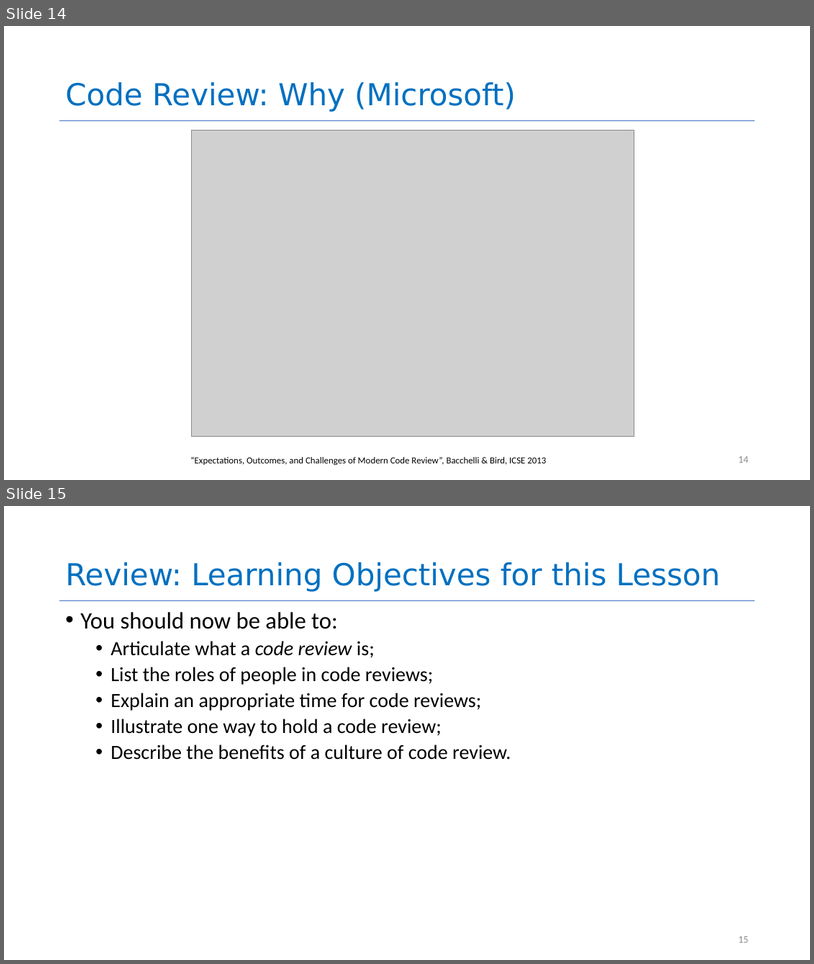
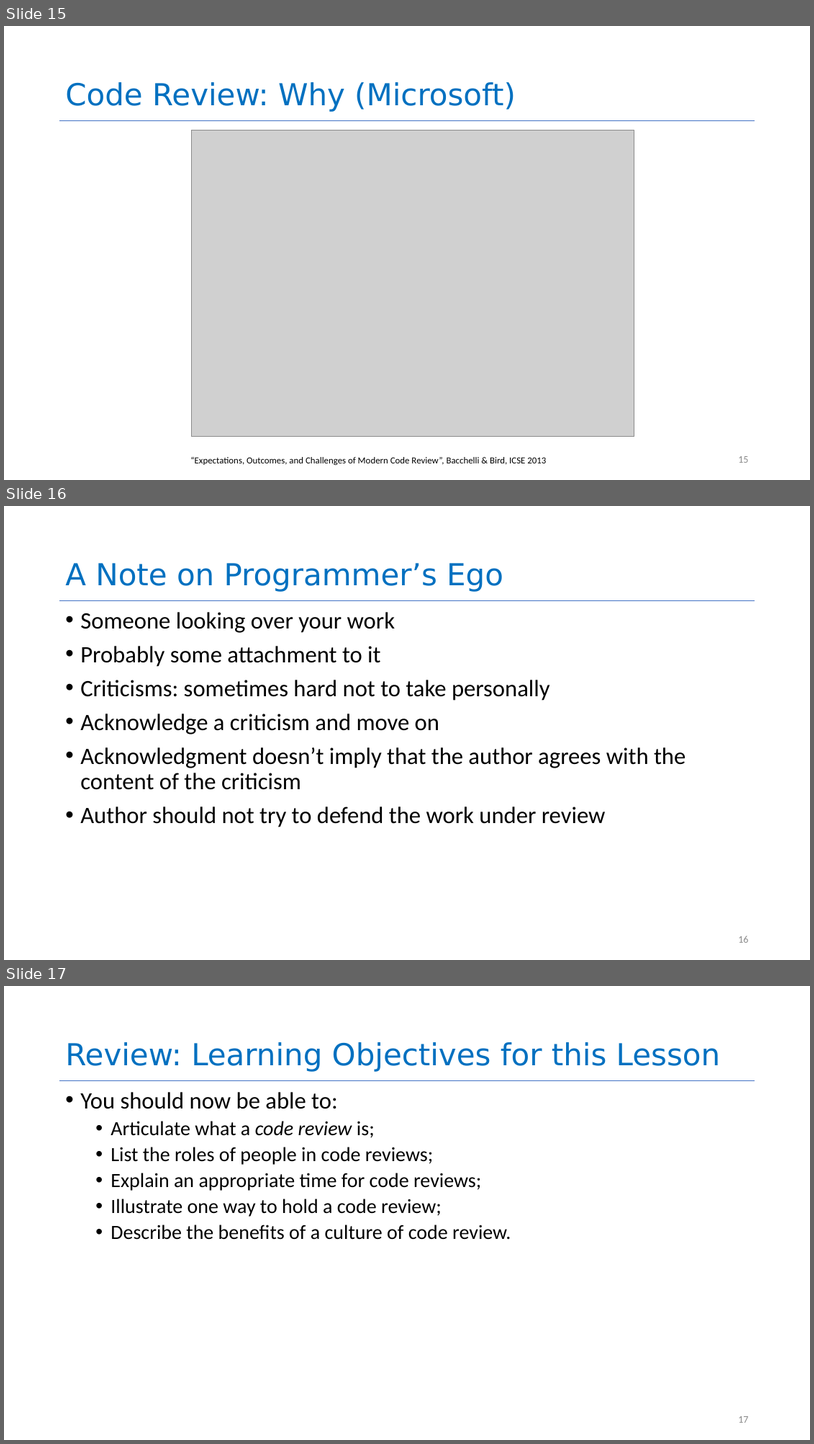
Before and after one commit to neu-se/CS4530-Spring-2022, a slide deck: Slides/Lesson 7.3 Code Reviews.pptx. Shown one above the other, each under a label of ours: slides 14 and 15 before the commit, slides 15, 16 and 17 after it. The pictures are 814x964 and 814x1444 pixels, drawn with LibreOffice and Linux fonts; fonts in the diff are those of the drawing; grey boxes stand for pictures. Boxes give left, top, right and bottom in pixels: in the first picture for what was removed or moved away, otherwise in the second. Text is boxed around its words. In the diff, an @@ line names an element or a change of style, - is before the commit and + after.

```diff
--- a/Slides/Lesson 7.3 Code Reviews.pptx
+++ b/Slides/Lesson 7.3 Code Reviews.pptx
@@ slide 16 added at (4, 506, 810, 960), background #FFFFFF; not listed: 1 template element that a slide beside it also shows @@
@@ title added at (65, 563, 504, 592), 36 pt, text #0070C0 @@
+A Note on Programmer’s Ego
@@ text added at (80, 612, 686, 827), 28 pt, text #000000 @@
+• Someone looking over your work
+• Probably some attachment to it
+• Criticisms: sometimes hard not to take personally
+• Acknowledge a criticism and move on
+• Acknowledgment doesn’t imply that the author agrees with the content of the criticism
+• Author should not try to defend the work under review
@@ page number added at (738, 936, 748, 942), 12 pt, text #8C8C8C @@
+16
@@ what was slide 14 is now slide 15 @@
@@ page number at (738, 456, 748, 462): text changed @@
-14
+15
@@ what was slide 15 is now slide 17 @@
@@ page number at (738, 1416, 748, 1422): text changed @@
-15
+17
```
Also in this commit, not shown: 1 slide changed, 1 other slide added.
